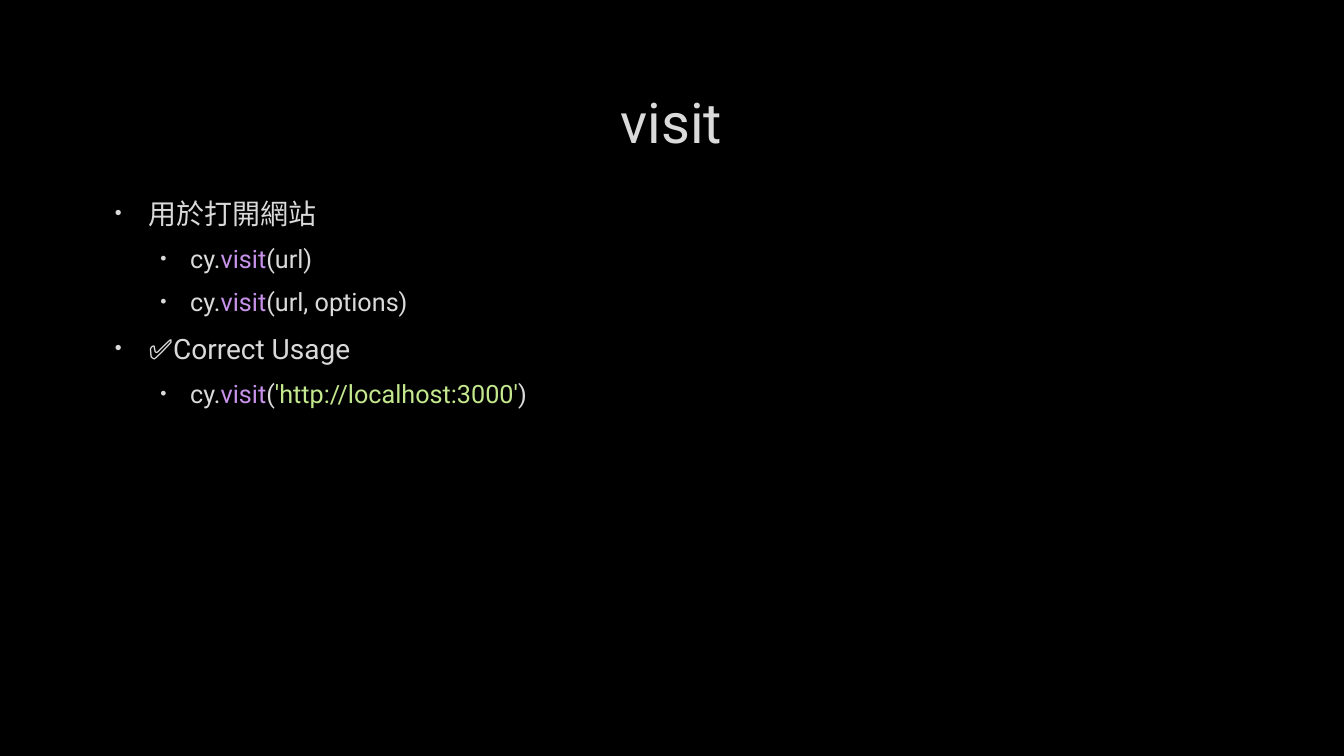
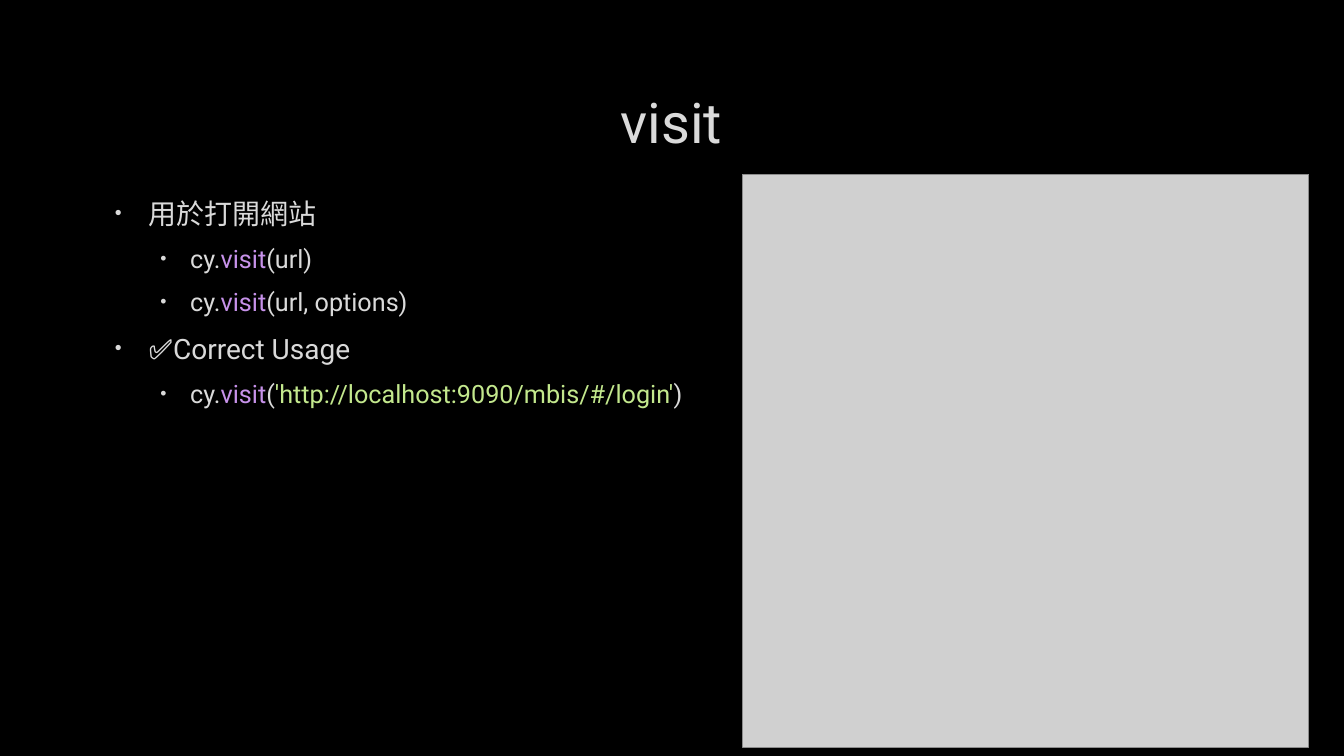
Before and after one commit to kodakjerec/showMySelf, a slide deck: slide 8 of docs/cypress練習.pptx (slide 4 before the commit). Drawn at 1344x756 pixels with LibreOffice and Linux fonts; fonts in the diff are those of the drawing; grey boxes stand for pictures; background and template pictures are left out. Boxes give left, top, right and bottom in pixels: in the first picture for what was removed or moved away, otherwise in the second. Text is boxed around its words. In the diff, an @@ line names an element or a change of style, - is before the commit and + after.

```diff
--- a/docs/cypress練習.pptx
+++ b/docs/cypress練習.pptx
@@ picture added at (743, 174, 1310, 747) @@
@@ text at (190, 383, 682, 409): text changed @@
-  • cy.visit('http://localhost:3000')
+  • cy.visit('http://localhost:9090/mbis/#/login')
```
Also in this commit, not shown: 6 other slides changed, 4 slides added.
